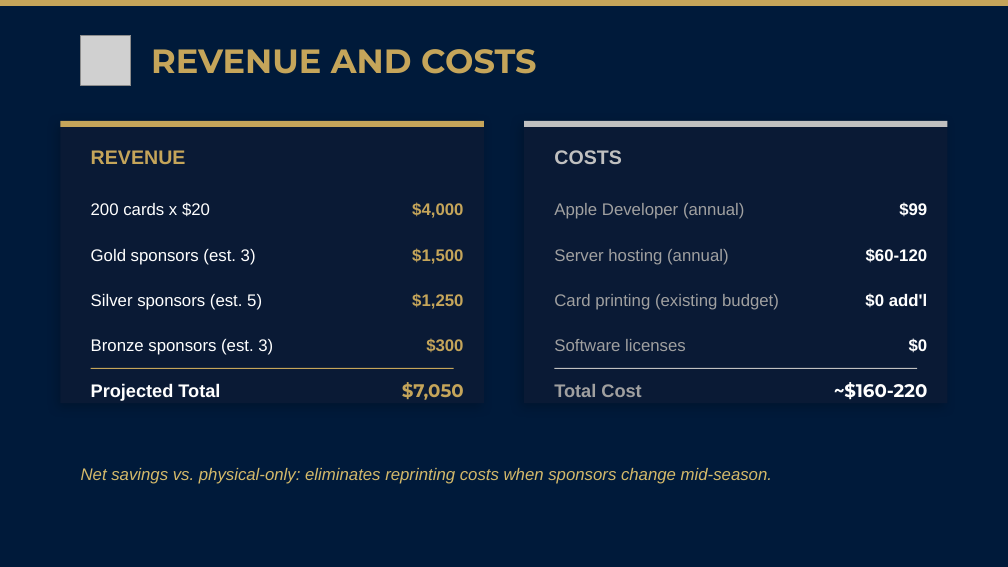
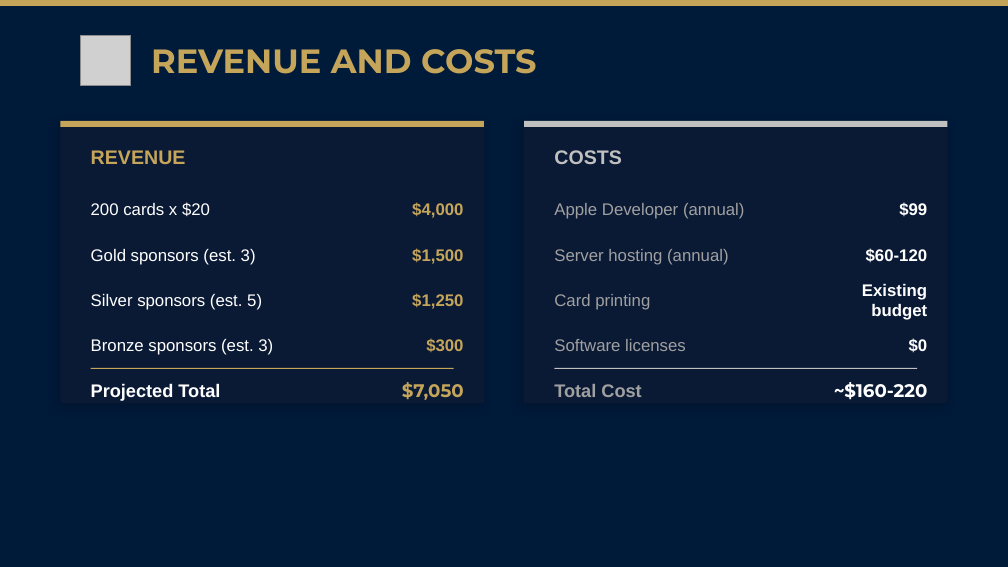
Before and after one commit to hoserR9/school-discount-pass, a slide deck: slide 3 of pitch/Del-Norte-Board-Approval.pptx. Drawn at 1008x567 pixels with LibreOffice and Linux fonts; fonts in the diff are those of the drawing; grey boxes stand for pictures. Boxes give left, top, right and bottom in pixels: in the first picture for what was removed or moved away, otherwise in the second. Text is boxed around its words. In the diff, an @@ line names an element or a change of style, - is before the commit and + after.

```diff
--- a/pitch/Del-Norte-Board-Approval.pptx
+++ b/pitch/Del-Norte-Board-Approval.pptx
@@ text at bbox=[554, 294, 650, 310]: text changed @@
-Card printing (existing budget)
+Card printing
@@ text at bbox=[862, 284, 927, 320]: text changed @@
-$0 add'l
+Existing budget
@@ text removed at bbox=[81, 468, 772, 484] @@
-Net savings vs. physical-only: eliminates reprinting costs when sponsors change mid-season.
```
Also in this commit, not shown: 1 other slide changed, 2 slides added, 2 slides removed, 10 other files.
